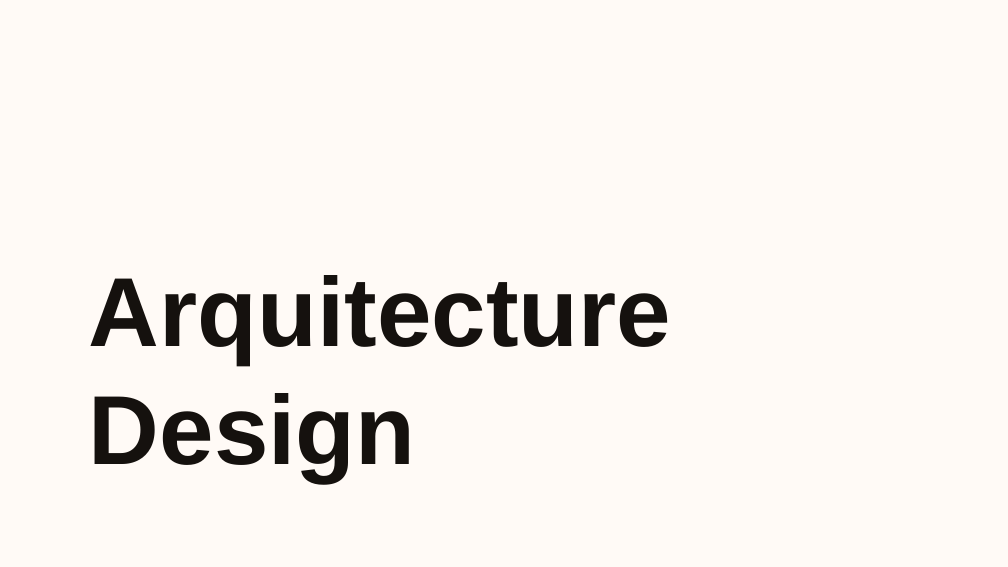
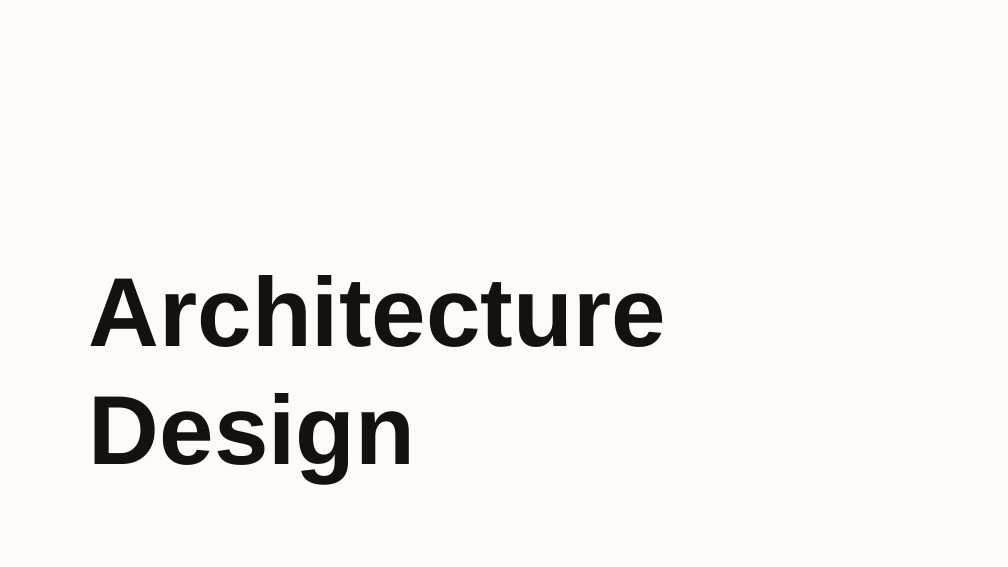
Before and after one commit to BernardoMChagas/Projeto, a slide deck: slide 16 of Wave Properties Forecasting.pptx. Drawn at 1008x567 pixels with LibreOffice and Linux fonts; fonts in the diff are those of the drawing; background and template pictures are left out. Boxes give left, top, right and bottom in pixels: in the first picture for what was removed or moved away, otherwise in the second. Text is boxed around its words. In the diff, an @@ line names an element or a change of style, - is before the commit and + after.

Commit message:
ppt v2

```diff
--- a/Wave Properties Forecasting.pptx
+++ b/Wave Properties Forecasting.pptx
@@ title at (89, 275, 666, 481): text changed @@
-Arquitecture Design
+Architecture Design
```
Also in this commit, not shown: 2 other slides changed.
